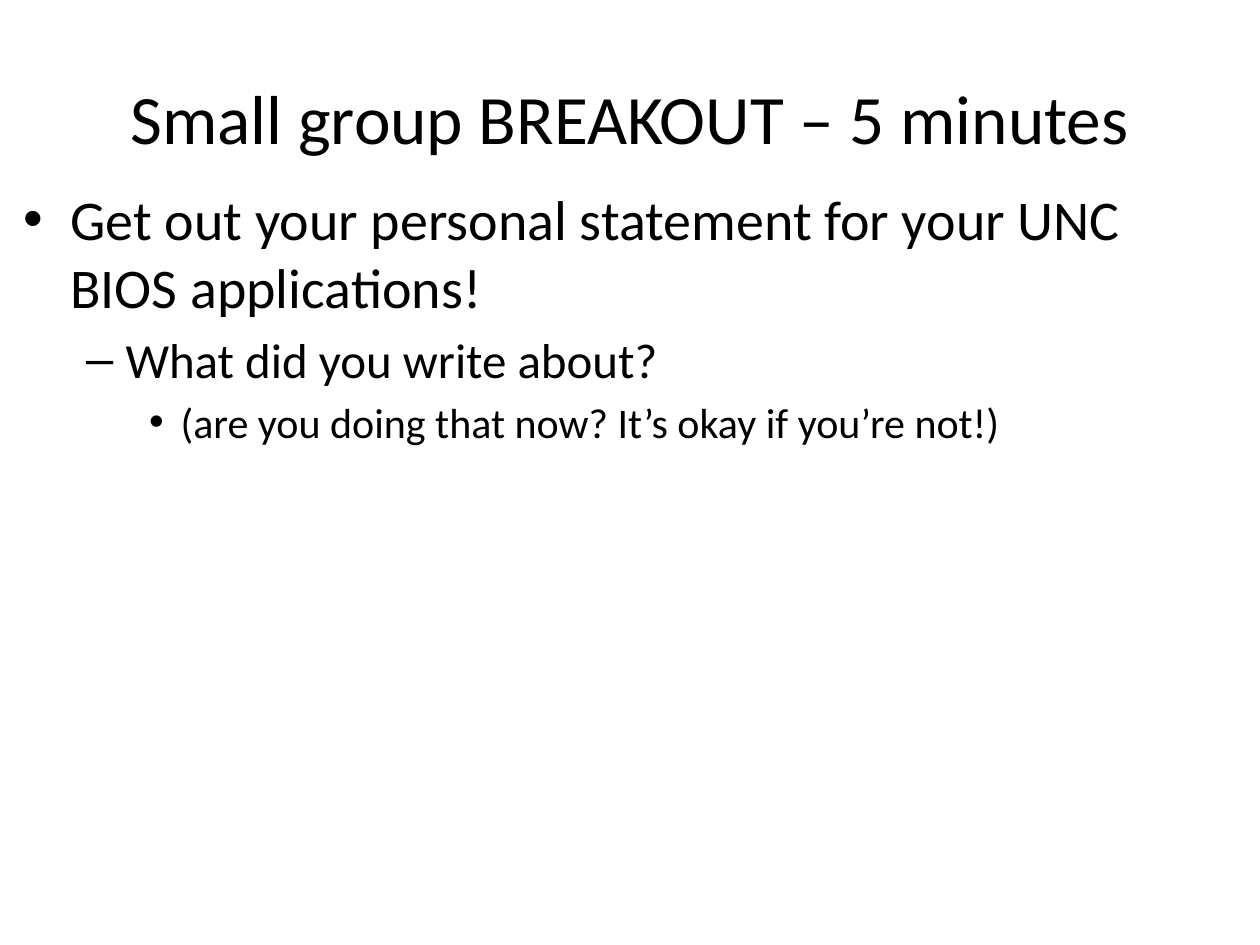
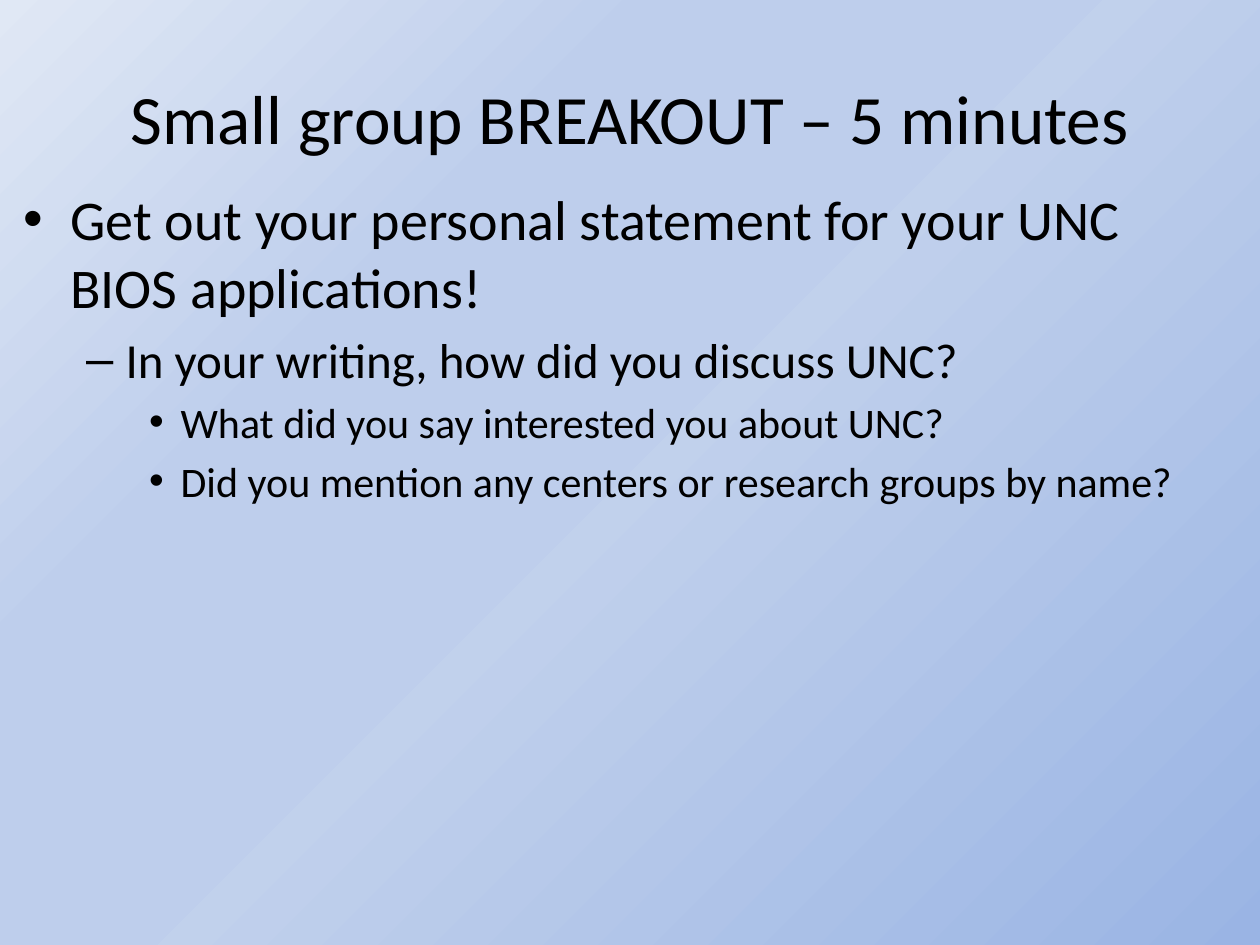
Before and after one commit to BarkleyBG/BSA_info, a slide deck: slide 33 of BSA Internship Workshop 2016 Slides.pptx (slide 30 before the commit). Drawn at 1260x945 pixels with LibreOffice and Linux fonts; fonts in the diff are those of the drawing. Boxes give left, top, right and bottom in pixels: in the first picture for what was removed or moved away, otherwise in the second. Text is boxed around its words. In the diff, an @@ line names an element or a change of style, - is before the commit and + after.

```diff
--- a/BSA Internship Workshop 2016 Slides.pptx
+++ b/BSA Internship Workshop 2016 Slides.pptx
@@ background #FFFFFF to gradient #9AB5E4 to #C2D1ED to #BECEEC to #E1E8F5 @@
@@ text at bbox=[126, 344, 1172, 505]: text changed @@
-  – What did you write about?
-    • (are you doing that now? It’s okay if you’re not!)
+  – In your writing, how did you discuss UNC?
+    • What did you say interested you about UNC?
+    • Did you mention any centers or research groups by name?
```
Also in this commit, not shown: 36 other slides changed, 4 slides added.
